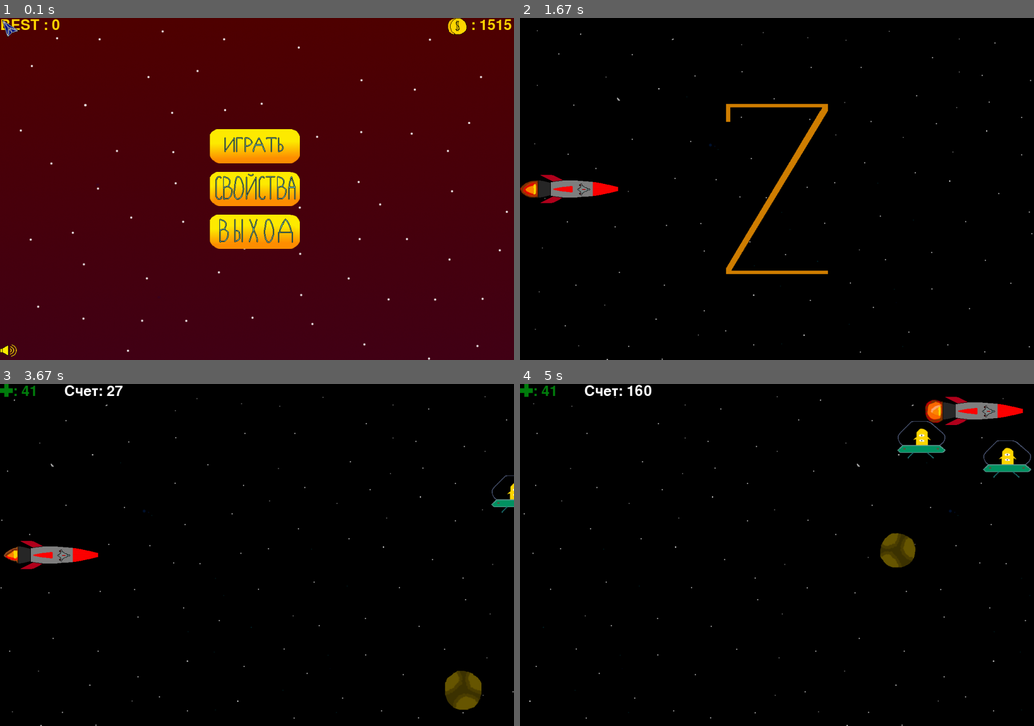
Above: before the commit, frames 1-4 (two rows, left to right).
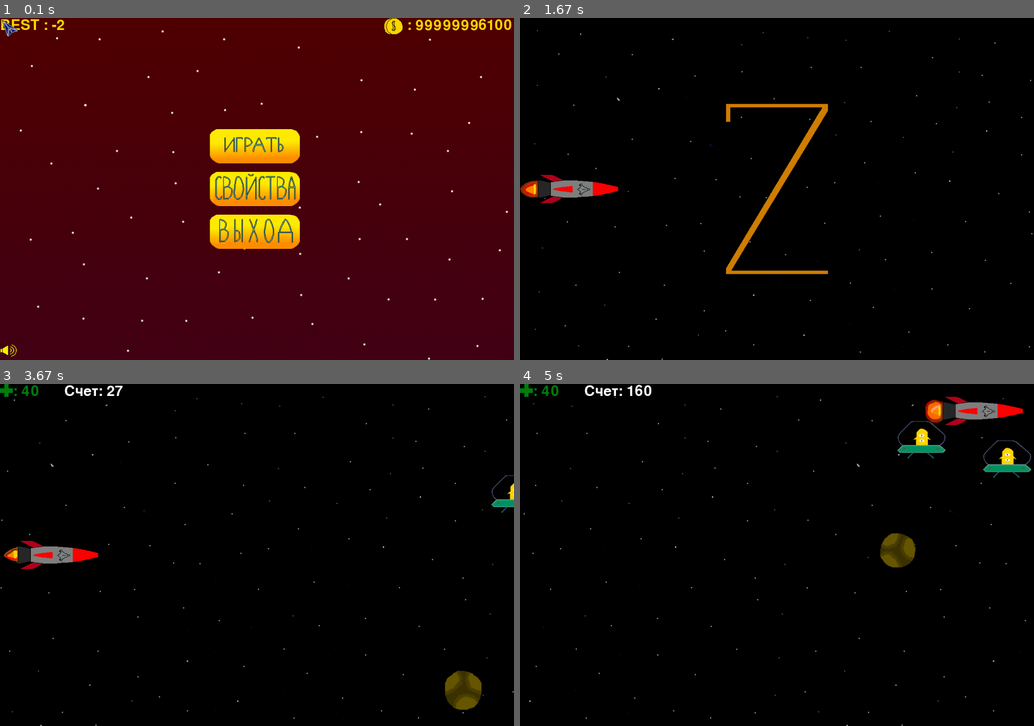
Above: after the commit, the same moments.

Repository: PismerovKir/YandexPygameProject
Game: pygame game, started from Тест прога.py
The game is run twice, just before and just after one commit, with the same random seed, the same clock (stepped at 60 frames per second) and the same inputs.
Inputs (mouse positions are in pixels of both pictures, inside the frame that each line leads up to):
- Up to frame 1 (0.1 s): no input
- Up to frame 2 (1.67 s): click (777, 147) at 0.38 s
- Up to frame 3 (3.67 s): hold Left from 3.35 s (still down)
- Up to frame 4 (5 s): release Left at 3.93 s; hold Up 3.97-4.33 s; hold Right from 4.37 s (still down)

The runs differ from the first frame. In frame 1, 0.6% of the frame differs, in the area x 10-100%, y 0-5%; in frame 2, nothing differs; in frame 3, less than 0.1%; in frame 4, less than 0.1%.

Commit message:
Продвинутая защита от неправильной gamedata

Diff:
--- a/data/gamedata.txt
+++ b/data/gamedata.txt
@@ -1,5 +1,5 @@
-0
-1515
-36
-13
+-2
+99999996100
+35
+9
 14
--- a/Тест прога.py
+++ b/Тест прога.py
@@ -777,21 +777,37 @@
 # Загружаем данные
 try:
     file = open('data/gamedata.txt', 'r')
+    data = file.readlines()
+    PREV_BEST = int(data[0])
+    MONEY = int(data[1])
+    LEVEL_DUR, LEVEL_DMG, LEVEL_SPD = int(data[2]), int(data[3]), int(data[4])
+    file.close()
 except FileNotFoundError:
    file = open('data/gamedata.txt', 'w')
-   file.write('''0
+   file.write('''-1
 0
 0
 0
 0''')
    file.close()
-   file = open('data/gamedata.txt', 'r')
-
+except Exception:
+    file = open('data/gamedata.txt', 'w')
+    file.write('''-2
+    0
+    0
+    0
+    0''')
+    file.close()
+
+file = open('data/gamedata.txt', 'r')
 data = file.readlines()
 PREV_BEST = int(data[0])
 MONEY = int(data[1])
 LEVEL_DUR, LEVEL_DMG, LEVEL_SPD = int(data[2]), int(data[3]), int(data[4])
 file.close()
+
+
+
 
 
 spaceship = SpaceShip()
